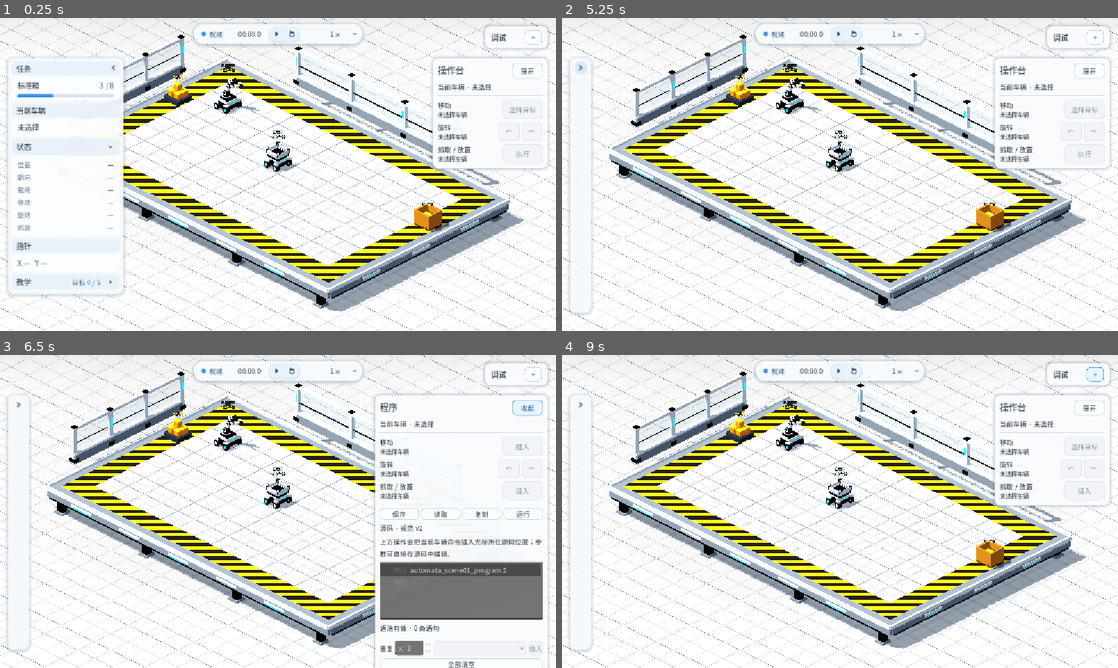
Above: before the commit, frames 1-4 (two rows, left to right).
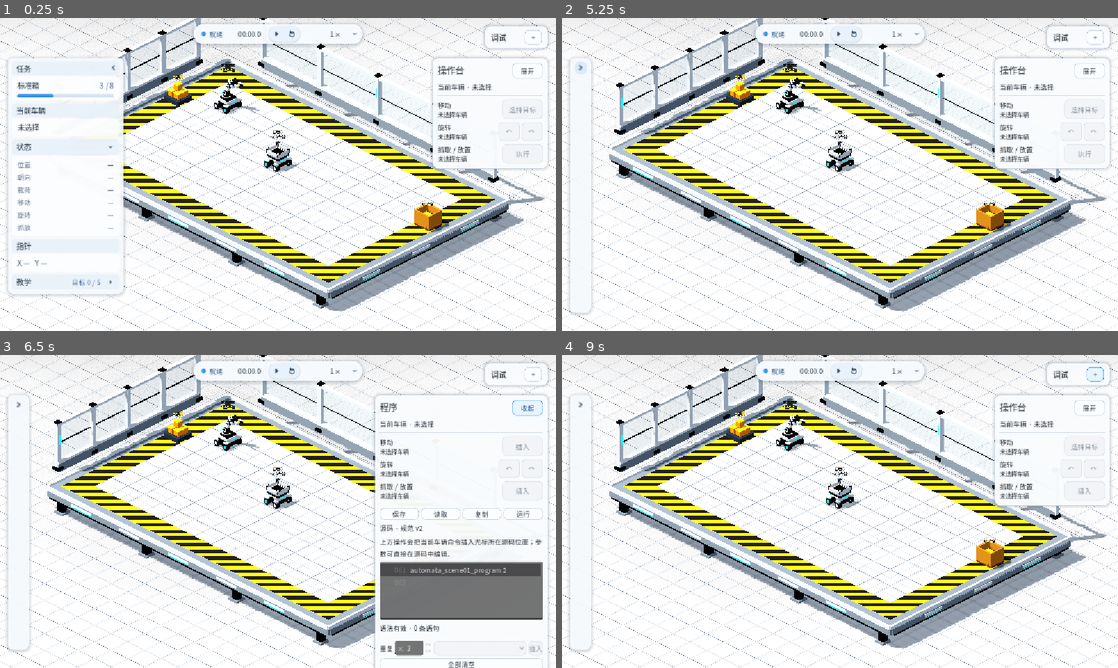
Above: after the commit, the same moments.

Repository: Ri0n72Y/automata
Game: Godot game, scene res://scenes/scene_01/scene_01_basic_packing.tscn
Two runs of this game, one before a commit and one after it. Both use one fixed random seed, a clock stepped at 60 frames per second and the inputs below.
Inputs (mouse positions are in pixels of both pictures, inside the frame that each line leads up to):
- Up to frame 1 (0.25 s): no input
- Up to frame 2 (5.25 s): click (673, 146) at 0.5 s; click (673, 199) at 1.27 s; click "下一步" at 2 s; click "上一步" at 2.75 s; click "跳过教学" at 3.5 s; click "打开教学" at 4.25 s; click (673, 68) at 5 s
- Up to frame 3 (6.5 s): click "展开" at 5.75 s
- Up to frame 4 (9 s): click "收起" at 6.5 s; click "1×" at 7.25 s; click "+" at 8 s; click "−" at 8.75 s

The runs differ from the first frame. In frame 1, 2.6% of the frame differs, in the area x 21-98%, y 0-60%; in frame 2, 3.5%, in the area x 9-98%, y 0-60%; in frame 3, 2.8%; in frame 4, 3.5%.

Commit message:
refine(scene-01): enlarge static lab glazing and safety railing

Diff:
--- a/scenes/scene_01/components/scene_01_lab_platform_environment.tscn
+++ b/scenes/scene_01/components/scene_01_lab_platform_environment.tscn
@@ -46,46 +46,46 @@
 size = Vector3(0.025, 0.018, 1.02)
 
 [sub_resource type="BoxMesh" id="WallLongBase"]
-size = Vector3(9.6, 0.43, 0.22)
+size = Vector3(13.9, 0.43, 0.22)
 
 [sub_resource type="BoxMesh" id="WallShortBase"]
-size = Vector3(0.22, 0.43, 6.45)
+size = Vector3(0.22, 0.43, 8.45)
 
 [sub_resource type="BoxMesh" id="LongSill"]
-size = Vector3(9.7, 0.095, 0.29)
+size = Vector3(14, 0.095, 0.29)
 
 [sub_resource type="BoxMesh" id="ShortSill"]
-size = Vector3(0.29, 0.095, 6.55)
+size = Vector3(0.29, 0.095, 8.55)
 
 [sub_resource type="BoxMesh" id="LongHeader"]
-size = Vector3(9.75, 0.12, 0.2)
+size = Vector3(14.05, 0.12, 0.2)
 
 [sub_resource type="BoxMesh" id="ShortHeader"]
-size = Vector3(0.2, 0.12, 6.6)
+size = Vector3(0.2, 0.12, 8.6)
 
 [sub_resource type="BoxMesh" id="WallColumn"]
-size = Vector3(0.18, 1.56, 0.18)
+size = Vector3(0.21, 2.08, 0.21)
 
 [sub_resource type="BoxMesh" id="WallColumnFoot"]
-size = Vector3(0.31, 0.14, 0.31)
+size = Vector3(0.34, 0.14, 0.34)
 
 [sub_resource type="BoxMesh" id="GlassLong"]
-size = Vector3(3.02, 1.04, 0.018)
+size = Vector3(3.16, 1.71, 0.018)
 
 [sub_resource type="BoxMesh" id="GlassShort"]
-size = Vector3(0.018, 1.04, 2.02)
+size = Vector3(0.018, 1.71, 1.765)
 
 [sub_resource type="BoxMesh" id="WindowRail"]
-size = Vector3(3.03, 0.025, 0.055)
+size = Vector3(3.17, 0.025, 0.055)
 
 [sub_resource type="BoxMesh" id="WindowRailEnd"]
-size = Vector3(0.055, 0.025, 2.03)
+size = Vector3(0.055, 0.025, 1.775)
 
 [sub_resource type="BoxMesh" id="Beacon"]
-size = Vector3(0.052, 0.36, 0.055)
+size = Vector3(0.052, 0.46, 0.055)
 
 [sub_resource type="BoxMesh" id="ColumnCap"]
-size = Vector3(0.22, 0.055, 0.22)
+size = Vector3(0.25, 0.055, 0.25)
 
 [sub_resource type="BoxMesh" id="Brace"]
 size = Vector3(0.17, 0.16, 0.17)
@@ -330,100 +330,126 @@
 material_override = ExtResource("1_white")
 
 [node name="RearWindowHeader" type="MeshInstance3D" parent="LabBoundary/RearGlassWall"]
-position = Vector3(8, 1.68, -1.02)
+position = Vector3(8, 2.31, -1.02)
 mesh = SubResource("LongHeader")
 material_override = ExtResource("1_white")
 
 [node name="RearFrameColumn0" type="MeshInstance3D" parent="LabBoundary/RearGlassWall"]
-position = Vector3(3.2, 0.94, -1.02)
+position = Vector3(1.1, 1.27, -1.02)
 mesh = SubResource("WallColumn")
 material_override = ExtResource("1_white")
 
 [node name="RearColumnFoot0" type="MeshInstance3D" parent="LabBoundary/RearGlassWall"]
-position = Vector3(3.2, 0.16, -1.02)
+position = Vector3(1.1, 0.16, -1.02)
 mesh = SubResource("WallColumnFoot")
 material_override = ExtResource("2_dark")
 
 [node name="RearColumnCap0" type="MeshInstance3D" parent="LabBoundary/RearGlassWall"]
-position = Vector3(3.2, 1.75, -1.02)
+position = Vector3(1.1, 2.395, -1.02)
 mesh = SubResource("ColumnCap")
 material_override = ExtResource("2_dark")
 
 [node name="RearGlassPane0" type="MeshInstance3D" parent="LabBoundary/RearGlassWall"]
-position = Vector3(4.8, 1.065, -1.02)
+position = Vector3(2.825, 1.395, -1.02)
 mesh = SubResource("GlassLong")
 material_override = ExtResource("5_glass")
 cast_shadow = 0
 
 [node name="RearGlassRail0" type="MeshInstance3D" parent="LabBoundary/RearGlassWall"]
-position = Vector3(4.8, 0.93, -1.02)
+position = Vector3(2.825, 1.35, -1.02)
 mesh = SubResource("WindowRail")
 material_override = ExtResource("2_dark")
 
 [node name="RearFrameColumn1" type="MeshInstance3D" parent="LabBoundary/RearGlassWall"]
-position = Vector3(6.4, 0.94, -1.02)
+position = Vector3(4.55, 1.27, -1.02)
 mesh = SubResource("WallColumn")
 material_override = ExtResource("1_white")
 
 [node name="RearColumnFoot1" type="MeshInstance3D" parent="LabBoundary/RearGlassWall"]
-position = Vector3(6.4, 0.16, -1.02)
+position = Vector3(4.55, 0.16, -1.02)
 mesh = SubResource("WallColumnFoot")
 material_override = ExtResource("2_dark")
 
 [node name="RearColumnCap1" type="MeshInstance3D" parent="LabBoundary/RearGlassWall"]
-position = Vector3(6.4, 1.75, -1.02)
+position = Vector3(4.55, 2.395, -1.02)
 mesh = SubResource("ColumnCap")
 material_override = ExtResource("2_dark")
 
 [node name="RearGlassPane1" type="MeshInstance3D" parent="LabBoundary/RearGlassWall"]
-position = Vector3(8, 1.065, -1.02)
+position = Vector3(6.275, 1.395, -1.02)
 mesh = SubResource("GlassLong")
 material_override = ExtResource("5_glass")
 cast_shadow = 0
 
 [node name="RearGlassRail1" type="MeshInstance3D" parent="LabBoundary/RearGlassWall"]
-position = Vector3(8, 0.93, -1.02)
+position = Vector3(6.275, 1.35, -1.02)
 mesh = SubResource("WindowRail")
 material_override = ExtResource("2_dark")
 
 [node name="RearFrameColumn2" type="MeshInstance3D" parent="LabBoundary/RearGlassWall"]
-position = Vector3(9.6, 0.94, -1.02)
+position = Vector3(8, 1.27, -1.02)
 mesh = SubResource("WallColumn")
 material_override = ExtResource("1_white")
 
 [node name="RearColumnFoot2" type="MeshInstance3D" parent="LabBoundary/RearGlassWall"]
-position = Vector3(9.6, 0.16, -1.02)
+position = Vector3(8, 0.16, -1.02)
 mesh = SubResource("WallColumnFoot")
 material_override = ExtResource("2_dark")
 
 [node name="RearColumnCap2" type="MeshInstance3D" parent="LabBoundary/RearGlassWall"]
-position = Vector3(9.6, 1.75, -1.02)
+position = Vector3(8, 2.395, -1.02)
 mesh = SubResource("ColumnCap")
 material_override = ExtResource("2_dark")
 
 [node name="RearGlassPane2" type="MeshInstance3D" parent="LabBoundary/RearGlassWall"]
-position = Vector3(11.2, 1.065, -1.02)
+position = Vector3(9.725, 1.395, -1.02)
 mesh = SubResource("GlassLong")
 material_override = ExtResource("5_glass")
 cast_shadow = 0
 
 [node name="RearGlassRail2" type="MeshInstance3D" parent="LabBoundary/RearGlassWall"]
-position = Vector3(11.2, 0.93, -1.02)
+position = Vector3(9.725, 1.35, -1.02)
 mesh = SubResource("WindowRail")
 material_override = ExtResource("2_dark")
 
 [node name="RearFrameColumn3" type="MeshInstance3D" parent="LabBoundary/RearGlassWall"]
-position = Vector3(12.8, 0.94, -1.02)
+position = Vector3(11.45, 1.27, -1.02)
 mesh = SubResource("WallColumn")
 material_override = ExtResource("1_white")
 
 [node name="RearColumnFoot3" type="MeshInstance3D" parent="LabBoundary/RearGlassWall"]
-position = Vector3(12.8, 0.16, -1.02)
+position = Vector3(11.45, 0.16, -1.02)
 mesh = SubResource("WallColumnFoot")
 material_override = ExtResource("2_dark")
 
 [node name="RearColumnCap3" type="MeshInstance3D" parent="LabBoundary/RearGlassWall"]
-position = Vector3(12.8, 1.75, -1.02)
+position = Vector3(11.45, 2.395, -1.02)
+mesh = SubResource("ColumnCap")
+material_override = ExtResource("2_dark")
+
+[node name="RearGlassPane3" type="MeshInstance3D" parent="LabBoundary/RearGlassWall"]
+position = Vector3(13.175, 1.395, -1.02)
+mesh = SubResource("GlassLong")
+material_override = ExtResource("5_glass")
+cast_shadow = 0
+
+[node name="RearGlassRail3" type="MeshInstance3D" parent="LabBoundary/RearGlassWall"]
+position = Vector3(13.175, 1.35, -1.02)
+mesh = SubResource("WindowRail")
+material_override = ExtResource("2_dark")
+
+[node name="RearFrameColumn4" type="MeshInstance3D" parent="LabBoundary/RearGlassWall"]
+position = Vector3(14.9, 1.27, -1.02)
+mesh = SubResource("WallColumn")
+material_override = ExtResource("1_white")
+
+[node name="RearColumnFoot4" type="MeshInstance3D" parent="LabBoundary/RearGlassWall"]
+position = Vector3(14.9, 0.16, -1.02)
+mesh = SubResource("WallColumnFoot")
+material_override = ExtResource("2_dark")
+
+[node name="RearColumnCap4" type="MeshInstance3D" parent="LabBoundary/RearGlassWall"]
+position = Vector3(14.9, 2.395, -1.02)
 mesh = SubResource("ColumnCap")
 material_override = ExtResource("2_dark")
 
@@ -440,131 +466,163 @@
 material_override = ExtResource("1_white")
 
 [node name="LeftWindowHeader" type="MeshInstance3D" parent="LabBoundary/LeftGlassWall"]
-position = Vector3(-1.02, 1.68, 5)
+position = Vector3(-1.02, 2.31, 5)
 mesh = SubResource("ShortHeader")
 material_override = ExtResource("1_white")
 
 [node name="LeftFrameColumn0" type="MeshInstance3D" parent="LabBoundary/LeftGlassWall"]
-position = Vector3(-1.02, 0.94, 1.8)
+position = Vector3(-1.02, 1.27, 0.825)
 mesh = SubResource("WallColumn")
 material_override = ExtResource("1_white")
 
 [node name="LeftColumnFoot0" type="MeshInstance3D" parent="LabBoundary/LeftGlassWall"]
-position = Vector3(-1.02, 0.16, 1.8)
+position = Vector3(-1.02, 0.16, 0.825)
 mesh = SubResource("WallColumnFoot")
 material_override = ExtResource("2_dark")
 
 [node name="LeftColumnCap0" type="MeshInstance3D" parent="LabBoundary/LeftGlassWall"]
-position = Vector3(-1.02, 1.75, 1.8)
+position = Vector3(-1.02, 2.395, 0.825)
 mesh = SubResource("ColumnCap")
 material_override = ExtResource("2_dark")
 
 [node name="LeftGlassPane0" type="MeshInstance3D" parent="LabBoundary/LeftGlassWall"]
-position = Vector3(-1.02, 1.065, 2.865)
+position = Vector3(-1.02, 1.395, 1.8687)
 mesh = SubResource("GlassShort")
 material_override = ExtResource("5_glass")
 cast_shadow = 0
 
 [node name="LeftGlassRail0" type="MeshInstance3D" parent="LabBoundary/LeftGlassWall"]
-position = Vector3(-1.02, 0.93, 2.865)
+position = Vector3(-1.02, 1.35, 1.8687)
 mesh = SubResource("WindowRailEnd")
 material_override = ExtResource("2_dark")
 
 [node name="LeftFrameColumn1" type="MeshInstance3D" parent="LabBoundary/LeftGlassWall"]
-position = Vector3(-1.02, 0.94, 3.93)
+position = Vector3(-1.02, 1.27, 2.9125)
 mesh = SubResource("WallColumn")
 material_override = ExtResource("1_white")
 
 [node name="LeftColumnFoot1" type="MeshInstance3D" parent="LabBoundary/LeftGlassWall"]
-position = Vector3(-1.02, 0.16, 3.93)
+position = Vector3(-1.02, 0.16, 2.9125)
 mesh = SubResource("WallColumnFoot")
 material_override = ExtResource("2_dark")
 
 [node name="LeftColumnCap1" type="MeshInstance3D" parent="LabBoundary/LeftGlassWall"]
-position = Vector3(-1.02, 1.75, 3.93)
+position = Vector3(-1.02, 2.395, 2.9125)
 mesh = SubResource("ColumnCap")
 material_override = ExtResource("2_dark")
 
 [node name="LeftGlassPane1" type="MeshInstance3D" parent="LabBoundary/LeftGlassWall"]
-position = Vector3(-1.02, 1.065, 4.995)
+position = Vector3(-1.02, 1.395, 3.9562)
 mesh = SubResource("GlassShort")
 material_override = ExtResource("5_glass")
 cast_shadow = 0
 
 [node name="LeftGlassRail1" type="MeshInstance3D" parent="LabBoundary/LeftGlassWall"]
-position = Vector3(-1.02, 0.93, 4.995)
+position = Vector3(-1.02, 1.35, 3.9562)
 mesh = SubResource("WindowRailEnd")
 material_override = ExtResource("2_dark")
 
 [node name="LeftFrameColumn2" type="MeshInstance3D" parent="LabBoundary/LeftGlassWall"]
-position = Vector3(-1.02, 0.94, 6.06)
+position = Vector3(-1.02, 1.27, 5)
 mesh = SubResource("WallColumn")
 material_override = ExtResource("1_white")
 
 [node name="LeftColumnFoot2" type="MeshInstance3D" parent="LabBoundary/LeftGlassWall"]
-position = Vector3(-1.02, 0.16, 6.06)
+position = Vector3(-1.02, 0.16, 5)
 mesh = SubResource("WallColumnFoot")
 material_override = ExtResource("2_dark")
 
 [node name="LeftColumnCap2" type="MeshInstance3D" parent="LabBoundary/LeftGlassWall"]
-position = Vector3(-1.02, 1.75, 6.06)
+position = Vector3(-1.02, 2.395, 5)
 mesh = SubResource("ColumnCap")
 material_override = ExtResource("2_dark")
 
 [node name="LeftGlassPane2" type="MeshInstance3D" parent="LabBoundary/LeftGlassWall"]
-position = Vector3(-1.02, 1.065, 7.125)
+position = Vector3(-1.02, 1.395, 6.0438)
 mesh = SubResource("GlassShort")
 material_override = ExtResource("5_glass")
 cast_shadow = 0
 
 [node name="LeftGlassRail2" type="MeshInstance3D" parent="LabBoundary/LeftGlassWall"]
-position = Vector3(-1.02, 0.93, 7.125)
+position = Vector3(-1.02, 1.35, 6.0438)
 mesh = SubResource("WindowRailEnd")
 material_override = ExtResource("2_dark")
 
 [node name="LeftFrameColumn3" type="MeshInstance3D" parent="LabBoundary/LeftGlassWall"]
-position = Vector3(-1.02, 0.94, 8.19)
+position = Vector3(-1.02, 1.27, 7.0875)
 mesh = SubResource("WallColumn")
 material_override = ExtResource("1_white")
 
 [node name="LeftColumnFoot3" type="MeshInstance3D" parent="LabBoundary/LeftGlassWall"]
-position = Vector3(-1.02, 0.16, 8.19)
+position = Vector3(-1.02, 0.16, 7.0875)
 mesh = SubResource("WallColumnFoot")
 material_override = ExtResource("2_dark")
 
 [node name="LeftColumnCap3" type="MeshInstance3D" parent="LabBoundary/LeftGlassWall"]
-position = Vector3(-1.02, 1.75, 8.19)
+position = Vector3(-1.02, 2.395, 7.0875)
+mesh = SubResource("ColumnCap")
+material_override = ExtResource("2_dark")
+
+[node name="LeftGlassPane3" type="MeshInstance3D" parent="LabBoundary/LeftGlassWall"]
+position = Vector3(-1.02, 1.395, 8.1312)
+mesh = SubResource("GlassShort")
+material_override = ExtResource("5_glass")
+cast_shadow = 0
+
+[node name="LeftGlassRail3" type="MeshInstance3D" parent="LabBoundary/LeftGlassWall"]
+position = Vector3(-1.02, 1.35, 8.1312)
+mesh = SubResource("WindowRailEnd")
+material_override = ExtResource("2_dark")
+
+[node name="LeftFrameColumn4" type="MeshInstance3D" parent="LabBoundary/LeftGlassWall"]
+position = Vector3(-1.02, 1.27, 9.175)
+mesh = SubResource("WallColumn")
+material_override = ExtResource("1_white")
+
+[node name="LeftColumnFoot4" type="MeshInstance3D" parent="LabBoundary/LeftGlassWall"]
+position = Vector3(-1.02, 0.16, 9.175)
+mesh = SubResource("WallColumnFoot")
+material_override = ExtResource("2_dark")
+
+[node name="LeftColumnCap4" type="MeshInstance3D" parent="LabBoundary/LeftGlassWall"]
+position = Vector3(-1.02, 2.395, 9.175)
 mesh = SubResource("ColumnCap")
 material_override = ExtResource("2_dark")
 
 [node name="LabSignalAccents" type="Node3D" parent="."]
 
 [node name="RearBeacon0" type="MeshInstance3D" parent="LabSignalAccents"]
-position = Vector3(3.2, 1.18, -0.903)
+position = Vector3(1.1, 1.57, -0.903)
 mesh = SubResource("Beacon")
 material_override = ExtResource("3_cyan")
 cast_shadow = 0
 
 [node name="RearBeacon1" type="MeshInstance3D" parent="LabSignalAccents"]
-position = Vector3(9.6, 1.18, -0.903)
+position = Vector3(8, 1.57, -0.903)
 mesh = SubResource("Beacon")
 material_override = ExtResource("3_cyan")
 cast_shadow = 0
 
 [node name="RearBeacon2" type="MeshInstance3D" parent="LabSignalAccents"]
-position = Vector3(12.8, 1.18, -0.903)
+position = Vector3(14.9, 1.57, -0.903)
 mesh = SubResource("Beacon")
 material_override = ExtResource("3_cyan")
 cast_shadow = 0
 
 [node name="LeftBeacon0" type="MeshInstance3D" parent="LabSignalAccents"]
-position = Vector3(-0.903, 1.18, 1.8)
+position = Vector3(-0.903, 1.57, 0.825)
 mesh = SubResource("Beacon")
 material_override = ExtResource("3_cyan")
 cast_shadow = 0
 
 [node name="LeftBeacon1" type="MeshInstance3D" parent="LabSignalAccents"]
-position = Vector3(-0.903, 1.18, 6.06)
+position = Vector3(-0.903, 1.57, 5)
 mesh = SubResource("Beacon")
 material_override = ExtResource("3_cyan")
 cast_shadow = 0
+
+[node name="LeftBeacon2" type="MeshInstance3D" parent="LabSignalAccents"]
+position = Vector3(-0.903, 1.57, 9.175)
+mesh = SubResource("Beacon")
+material_override = ExtResource("3_cyan")
+cast_shadow = 0
